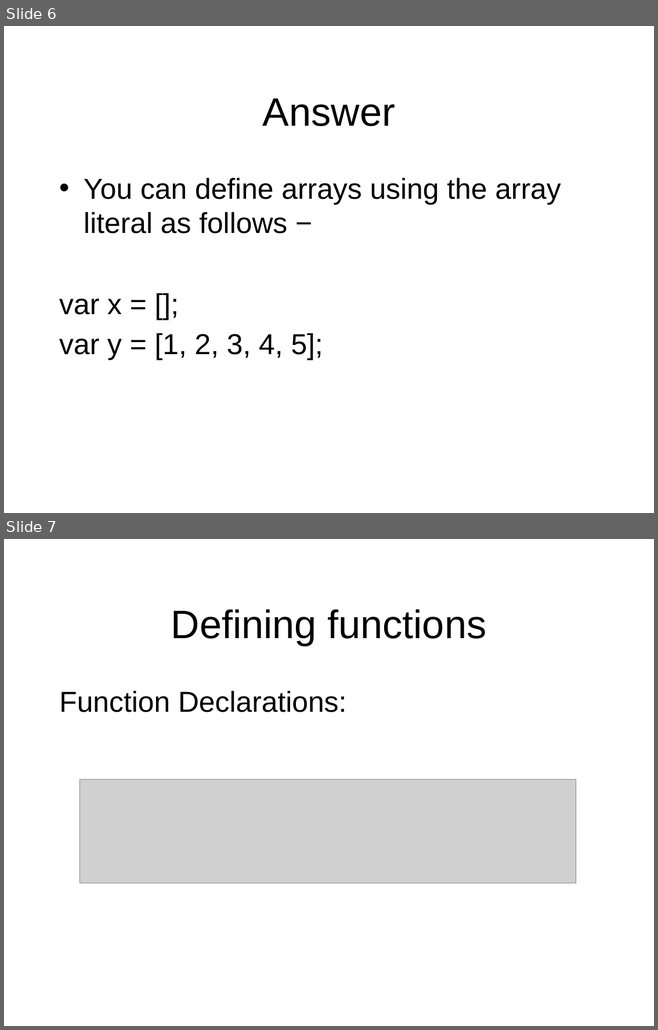
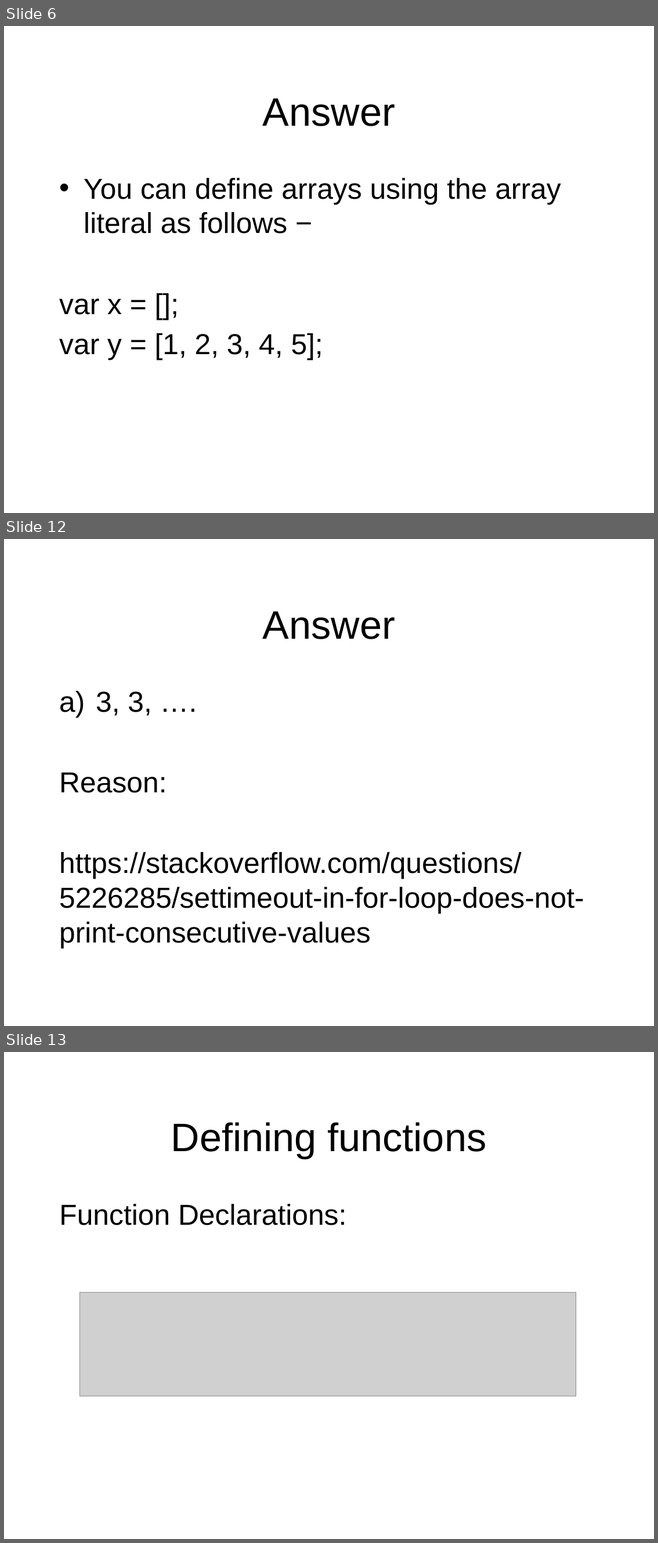
Before and after one commit to octaviordz/zjnu2017.github.io, a slide deck: WAD/lectures/110--Javascript.Forms.pptx. Shown one above the other, each under a label of ours: slides 6 and 7 before the commit, slides 6, 12 and 13 after it; the slides between them are not shown. The pictures are 658x1030 and 658x1543 pixels, drawn with LibreOffice and Linux fonts; fonts in the diff are those of the drawing; grey boxes stand for pictures. Boxes give left, top, right and bottom in pixels: in the first picture for what was removed or moved away, otherwise in the second. Text is boxed around its words. In the diff, an @@ line names an element or a change of style, - is before the commit and + after.

```diff
--- a/WAD/lectures/110--Javascript.Forms.pptx
+++ b/WAD/lectures/110--Javascript.Forms.pptx
@@ slide 12 added at bbox=[4, 539, 654, 1026], background #FFFFFF @@
@@ title added at bbox=[263, 611, 395, 639], 44 pt, text #000000 @@
+Answer
@@ text added at bbox=[59, 692, 583, 948], 32 pt, text #000000 @@
+a) 3, 3, ….
+Reason:
+https://stackoverflow.com/questions/5226285/settimeout-in-for-loop-does-not-print-consecutive-values
@@ what was slide 7 is now slide 13 @@
```
Also in this commit, not shown: 2 slides changed, 5 other slides added, 1 other file.
